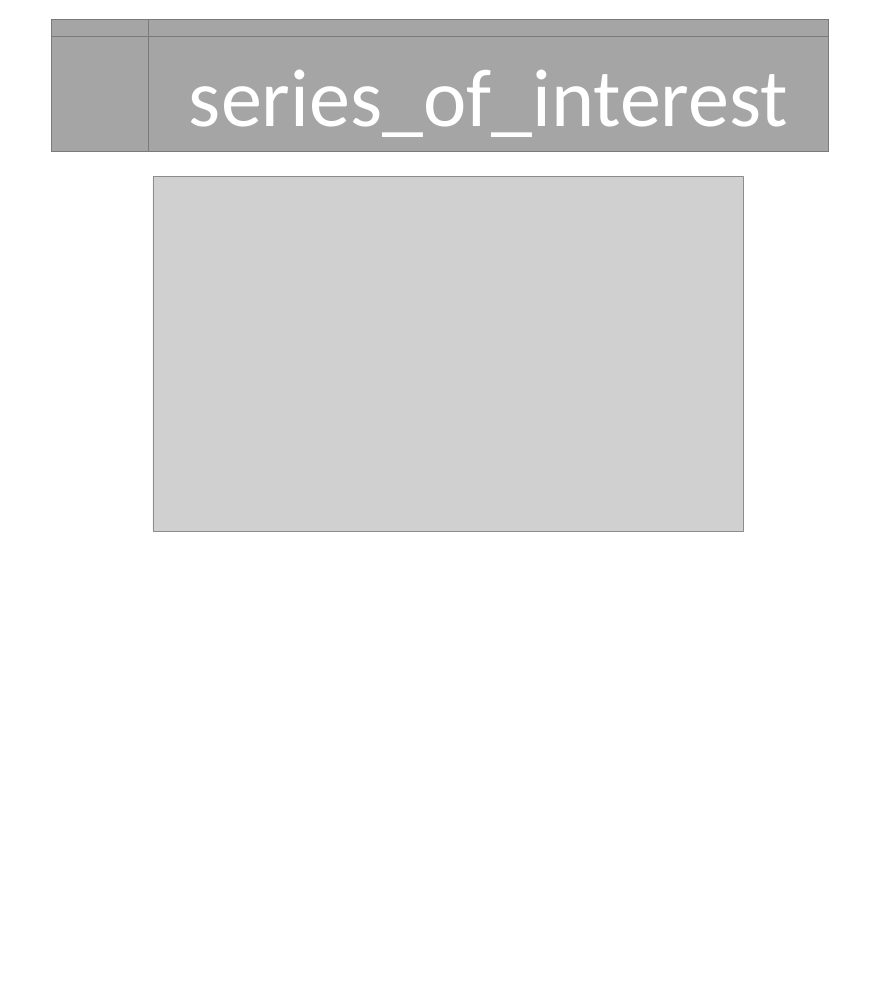
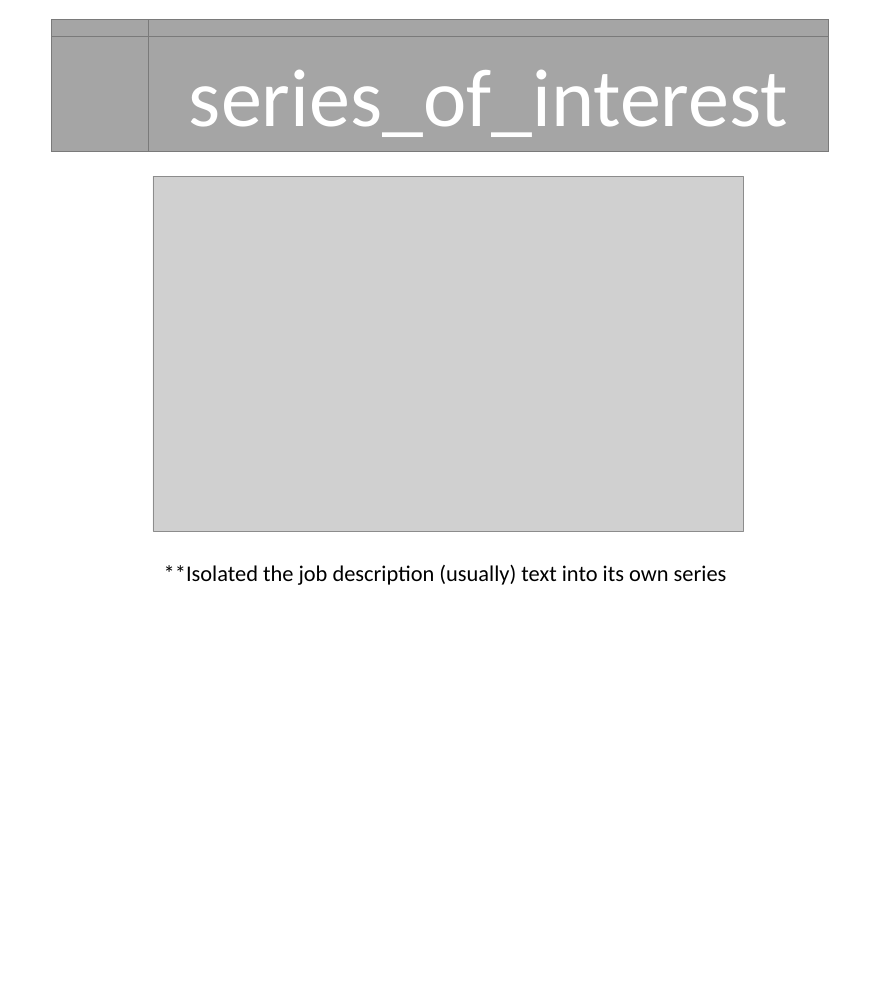
Before and after one commit to carycox97/dse_nlp, a slide deck: slide 4 of nlp_map.pptx (slide 5 before the commit). Drawn at 896x1008 pixels with LibreOffice and Linux fonts; fonts in the diff are those of the drawing; grey boxes stand for pictures. Boxes give left, top, right and bottom in pixels: in the first picture for what was removed or moved away, otherwise in the second. Text is boxed around its words. In the diff, an @@ line names an element or a change of style, - is before the commit and + after.

```diff
--- a/nlp_map.pptx
+++ b/nlp_map.pptx
@@ text added at [164,564,727,585], 24 pt, text #000000 @@
+**Isolated the job description (usually) text into its own series
```
Also in this commit, not shown: 3 other slides changed, 3 slides added, 2 slides removed, 4 other files.
